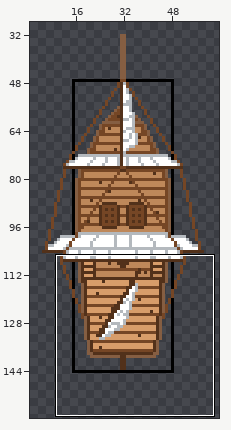
Two versions of one pixel-art file, client/resources/Aseprite/Ship3.aseprite. Above: a wide view before the commit, with the close-up outlined.
Close-up. First the earlier version:
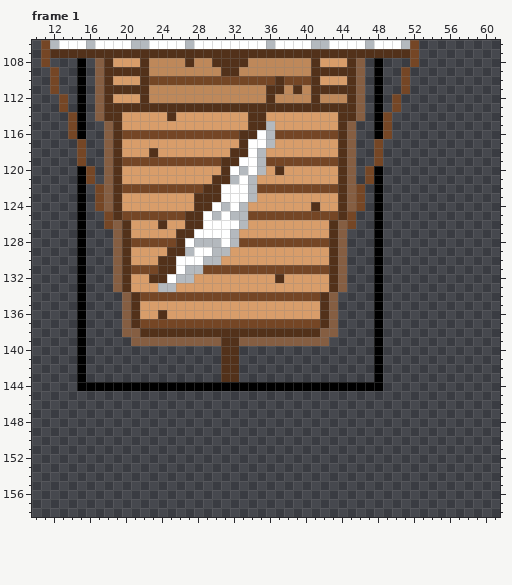
64x160 pixels, 1 frame. Colours within 5 levels of each other are drawn and written as one. Shown: frame 1: x 10..61, y 106..158. The wide view leaves out empty margins. The commit also changed other frames or places, which this record leaves out.
After the commit:
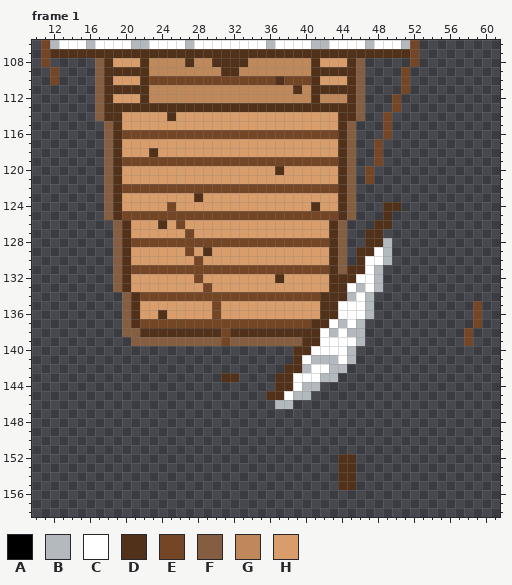
Palette (. is transparent): A #000000  B #b4b9be  C #ffffff  D #52311a  E #754625  F #855e42  G #be885a  H #d89d6a
Difference:
layer "sails" added
layer "border" removed
Changed rows in their new state; - is an unchanged pixel.
Frame 1:
first column x 12:
108 ---.--------------------------------.-----------
109 ---.--------------------------------.-----------
110 ---.--------------------------------.-----------
111 .--.--------------------GG----------.-----------
112 -.-.--------------------G-----------.-----------
113 -.-.--------------------------------.-----------
114 --..------------------HH------------.-----------
115 --..------------------HHH-----------.-----------
116 --..-----------------EEEE-----------.-----------
117 ---.-----------------HHHH-----------------------
118 ---.----------------HHHH------------------------
119 ---.---------------EEEEE------------------------
120 ---..--------------HHHHH------------.-----------
121 ---..-------------HHHHH-------------.-----------
122 ---.-.-----------EEEEEE-----------.-.-----------
123 ---.-.-----------HHHHHH-----------.-.-----------
124 ---.-.-------E--HHHHHH------------.-.DD---------
125 ---.--F--------EEEEEEE-----------F--.D----------
126 ---.--.-------EHHHHHHH-----------.--DD----------
127 ---.----------HEHHHHH--------------DD-----------
128 ---.----------EEEEEEE--------------DDB----------
129 ---.---------HHEHDHH--------------DDCB----------
130 ---.--------HHHHEHH---------------DCCB----------
131 ---.--------EEEEE----------------DDCB-----------
132 ---.-------HHHHHE---------------DDCCB-----------
133 ---.--------HH---E--------------DCBCB-----------
134 ---.---------------------------DDBCB.-----------
135 ---.--------------E------------DCCCB.----------E
136 ---.--------------E------------DCCCB.----------E
137 ---.-------------------------D-CBCB-.----------E
138 ---.---------------E----------CBCBB-.---------E-
139 ---.---------------EF-------DDCCCCB-.---------E-
140 ---.---------------..------DDCCCCB--.-----------
141 ---.---------------..------DCBBBCB--.-----------
142 ---.---------------..-----DDBCCBB---.-----------
143 ---.---------------------DDCCCBB----.-----------
144 ---......................DDCBB.......-----------
145 ------------------------DDCBB-------------------
146 -------------------------BB---------------------
first column x 44:
152 DD
153 DD
154 DD
155 DD
